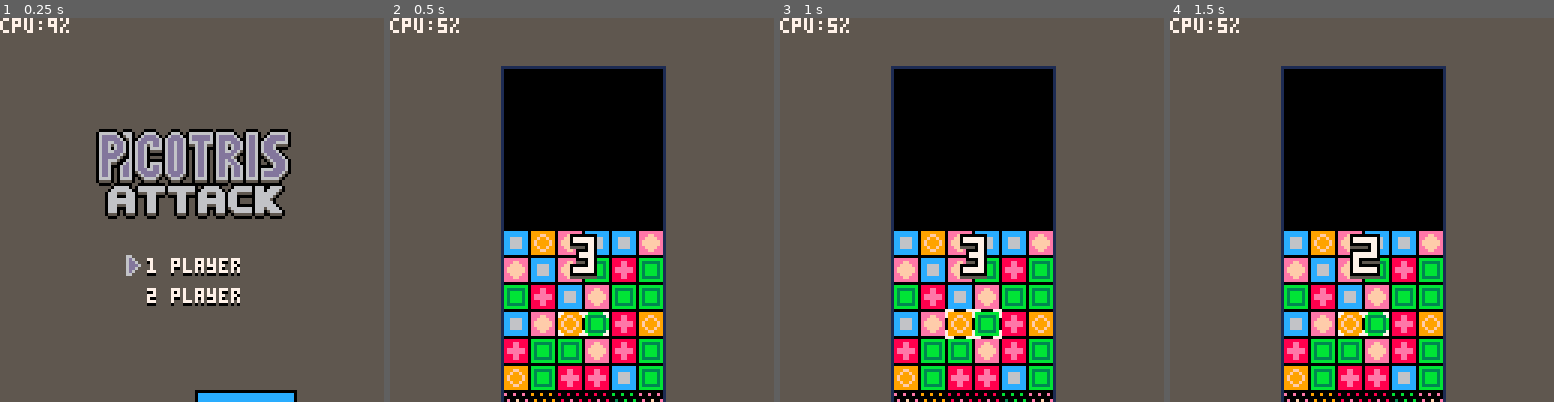
Above: before the commit, frames 1-4 (left to right).
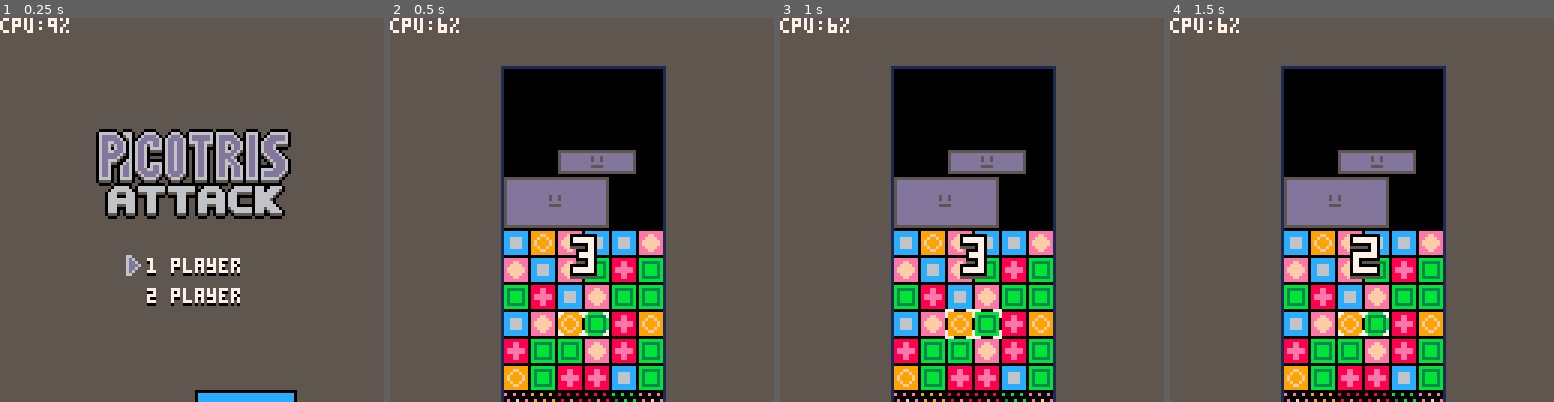
Above: after the commit, the same moments.

Repository: stevelavietes/pico8carts
Game: PICO-8 cartridge pa.p8
Same seed, same stepped clock (60 frames per second), same inputs: the game is played once before the commit and once after it.
Inputs:
- Up to frame 1 (0.25 s): no input
- Up to frame 2 (0.5 s): tap X (X key) at 0.33 s
- Up to frame 3 (1 s): tap O (Z key) at 0.7 s
- Up to frame 4 (1.5 s): tap X (X key) at 1.07 s

Frame 1 is identical in both runs. In frame 2, 4.9% of the frame differs, in the area x 12-65%, y 0-55%; in frame 3, 4.9%; in frame 4, 4.9%.

Commit message:
initial support for garbage block drawing, adding (no fall or break yet)

Diff:
--- a/pa.p8
+++ b/pa.p8
@@ -93,6 +93,10 @@
  b.st = 3 -- countdown to start
  add(b.go,make_cnt(b))
  b.ri = nil
+ if true then
+  add_garb(b,0,3,4,2)
+  add_garb(b,2,2,3,1)
+ end
 end
 
 function input_cursor(b)
@@ -232,7 +236,8 @@
 
 function busy(...)
  for t in all({...}) do
-  if t.m or t.s or t.f then
+  if t.m or t.s or t.f or t.g
+    then
    return true
   end
  end
@@ -453,7 +458,24 @@
     end
    end
 
-   if s > 0 then
+   local t=r[w]
+   if t.g then
+    if t.g[1]==0 and t.g[2]==0
+      then
+     local warn=false
+     if g.tick%16>7 then
+      for i=w,w+t.g[3]-1 do
+       if b.t[1][i].t>0 then
+        warn=true
+        break
+       end
+      end
+     end
+     draw_garb((w-1)*9,
+      (h-1)*9, t.g[3],t.g[4],
+       warn)
+    end
+   elseif s > 0 then
     if b.st<1 or b.st>2 then
      if r[w].m then
       if elapsed(r[w].m)%3 == 0 then
@@ -541,6 +564,26 @@
  line(-(1+p),0,1+p,0,c)
  line(0,0,0,-l,c)
  popc()
+end
+
+function add_garb(b,x,y,w,h)
+ for by=y+1,min(b.h,y+h) do
+  for bx=x+1,min(b.w,x+w) do
+   local t=b.t[by][bx]
+   t.g={bx-x-1,by-y-1,w,h}
+   t.t=8
+  end
+ end
+end
+
+function draw_garb(x,y,w,h,warn)
+ rectfill(x,y,x+w*9-2,
+    y+h*9-2,13)
+ rect(x,y,x+w*9-2,y+h*9-2,5)
+ local s=8
+ if warn then s+=32 end
+ spr(s,x+(w*9)/2-4-((w+1)%2),
+   y+((h-1)*9)/2)
 end
 
 function make_winlose(
@@ -893,14 +936,14 @@
 end
 
 __gfx__
-0000000088888888ccccccccbbbbbbbbeeeeeeee9999999922222222d555555d5555555500000000000000000000000000000000000000000000000000000000
-00000000888ee888ccccccccb333333beeeffeee999ff99922222222555665555666666500000000000000000000000000000000000000000000000000000000
-00000000888ee888cc6666ccb3bbbb3beeffffee99f99f9922222e22555665555656656500000000000000000000000000000000000000000000000000000000
-000000008eeeeee8cc6666ccb3bbbb3beffffffe9f9999f92222ee22555665555656656500000000000000000000000000000000000000000000000000000000
-000000008eeeeee8cc6666ccb3bbbb3beffffffe9f9999f9222eee22555665555666666500000000000000000000000000000000000000000000000000000000
-00000000888ee888cc6666ccb3bbbb3beeffffee99f99f9922eeee22555555555655556500000000000000000000000000000000000000000000000000000000
-00000000888ee888ccccccccb333333beeeffeee999ff99922222222555665555666666500000000000000000000000000000000000000000000000000000000
-0000000088888888ccccccccbbbbbbbbeeeeeeee9999999922222222d555555d5555555500000000000000000000000000000000000000000000000000000000
+0000000088888888ccccccccbbbbbbbbeeeeeeee9999999922222222d555555d00000000dddddddd000000000000000000000000000000000000000000000000
+00000000888ee888ccccccccb333333beeeffeee999ff99922222222555665550dddddd05d5d5d5d000000000000000000000000000000000000000000000000
+00000000888ee888cc6666ccb3bbbb3beeffffee99f99f9922222e22555665550d5dd5d0dddddddd000000000000000000000000000000000000000000000000
+000000008eeeeee8cc6666ccb3bbbb3beffffffe9f9999f92222ee22555665550d5dd5d05d5d5d5d000000000000000000000000000000000000000000000000
+000000008eeeeee8cc6666ccb3bbbb3beffffffe9f9999f9222eee22555665550dddddd0dddddddd000000000000000000000000000000000000000000000000
+00000000888ee888cc6666ccb3bbbb3beeffffee99f99f9922eeee22555555550d5555d05d5d5d5d000000000000000000000000000000000000000000000000
+00000000888ee888ccccccccb333333beeeffeee999ff99922222222555665550dddddd0dddddddd000000000000000000000000000000000000000000000000
+0000000088888888ccccccccbbbbbbbbeeeeeeee9999999922222222d555555d000000005d5d5d5d000000000000000000000000000000000000000000000000
 01101101666666666666666666666666666666666666666666666666666666660000000000000000000000000000000000000000000000000000000000000000
 11111111666776666666666667777776666776666667766666666666666776660000000000000000000000000000000000000000000000000000000000000000
 10110110666776666677776667666676667777666676676666666766666776660000000000000000000000000000000000000000000000000000000000000000
@@ -910,12 +953,12 @@
 10110110666776666666666667777776666776666667766666666666666776660000000000000000000000000000000000000000000000000000000000000000
 11111111666666666666666666666666666666666666666666666666666666660000000000000000000000000000000000000000000000000000000000000000
 0000000088888888ccccccccbbbbbbbbeeeeeeee9999999922222222d555555d0000000000000000000000000000000000000000000000000000000000000000
-1010101088888888ccccccccbbbbbbbbeeeeeeee9999999922222222555555550000000000000000000000000000000000000000000000000000000000000000
-0111010188eeee88cccccccc33333333effffffe9ffffff922222222556666550000000000000000000000000000000000000000000000000000000000000000
-11011011eeeeeeeec666666c3bbbbbb3fffffffff999999f22eeeee2556666550000000000000000000000000000000000000000000000000000000000000000
-01101101eeeeeeeec666666c3bbbbbb3fffffffff999999f2eeeeee2555555550000000000000000000000000000000000000000000000000000000000000000
-1111111188eeee88cccccccc33333333effffffe9ffffff922222222556666550000000000000000000000000000000000000000000000000000000000000000
-1011011088888888ccccccccbbbbbbbbeeeeeeee9999999922222222555555550000000000000000000000000000000000000000000000000000000000000000
+1010101088888888ccccccccbbbbbbbbeeeeeeee9999999922222222555555550dddddd000000000000000000000000000000000000000000000000000000000
+0111010188eeee88cccccccc33333333effffffe9ffffff922222222556666550dddddd000000000000000000000000000000000000000000000000000000000
+11011011eeeeeeeec666666c3bbbbbb3fffffffff999999f22eeeee255666655055dd55000000000000000000000000000000000000000000000000000000000
+01101101eeeeeeeec666666c3bbbbbb3fffffffff999999f2eeeeee2555555550dddddd000000000000000000000000000000000000000000000000000000000
+1111111188eeee88cccccccc33333333effffffe9ffffff922222222556666550555555000000000000000000000000000000000000000000000000000000000
+1011011088888888ccccccccbbbbbbbbeeeeeeee9999999922222222555555550dddddd000000000000000000000000000000000000000000000000000000000
 1111111188888888ccccccccbbbbbbbbeeeeeeee9999999922222222d555555d0000000000000000000000000000000000000000000000000000000000000000
 00660000222222222222222222222222222222222222222222222222222222222222222222222222000000000000000000000000000000000000000000000000
 006d6000211111122111111221111112211111122111111221111112211111122111111221111112000000000000000000000000000000000000000000000000
